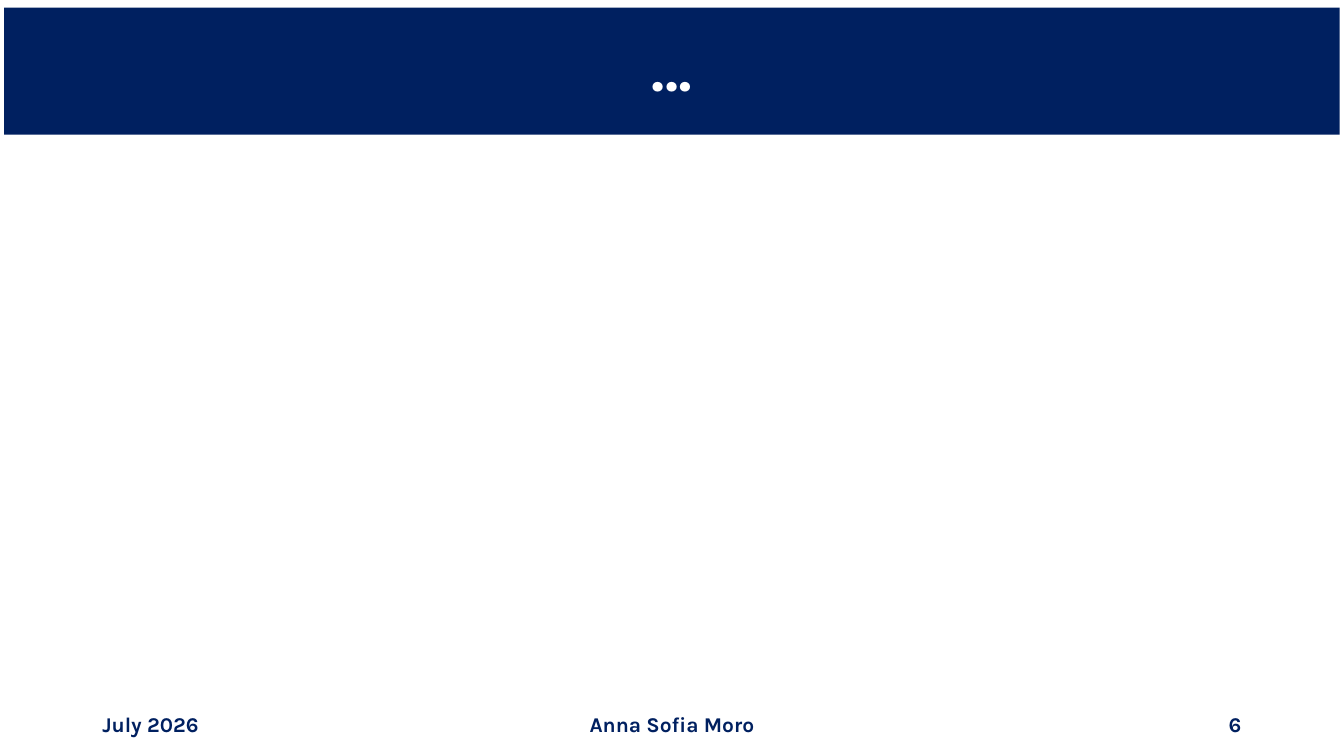
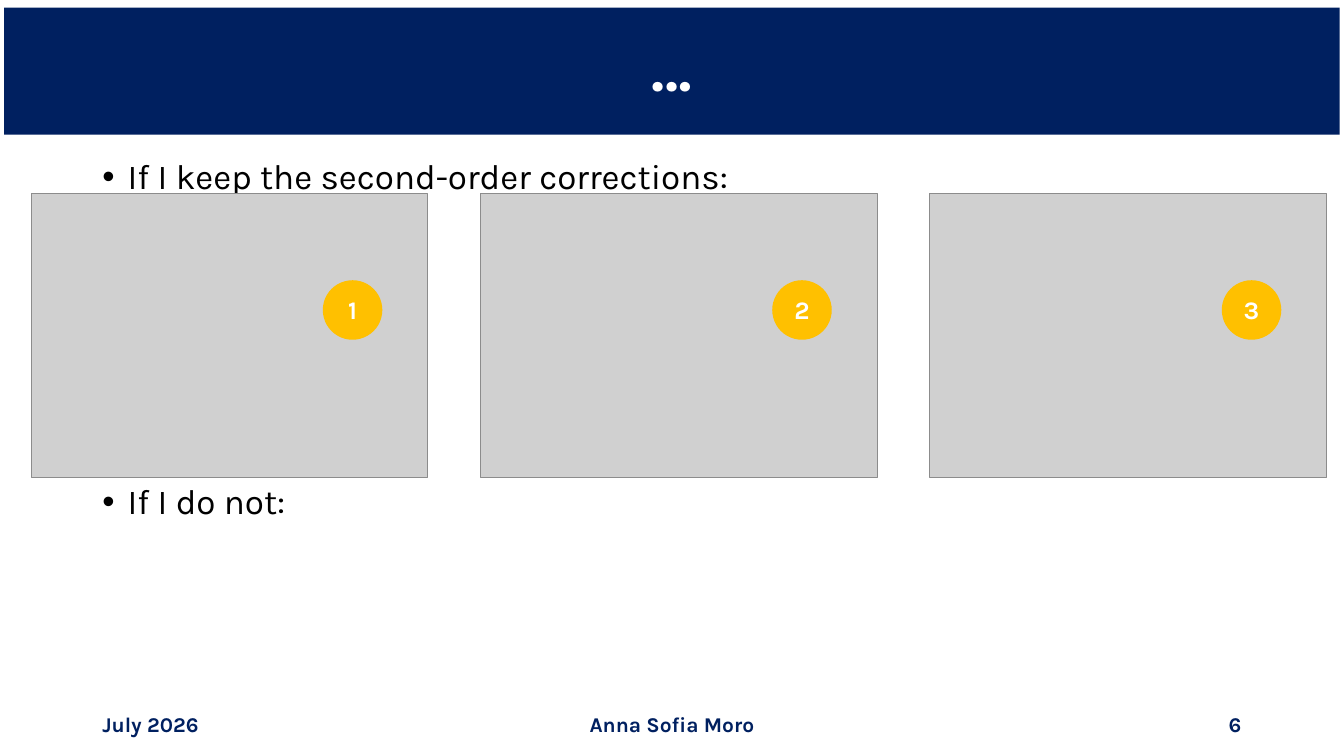
Before and after one commit to annaasofia/tesi, a slide deck: slide 6 of slides/week3.pptx. Drawn at 1344x756 pixels with LibreOffice and Linux fonts; fonts in the diff are those of the drawing; grey boxes stand for pictures. Boxes give left, top, right and bottom in pixels: in the first picture for what was removed or moved away, otherwise in the second. Text is boxed around its words. In the diff, an @@ line names an element or a change of style, - is before the commit and + after.

```diff
--- a/slides/week3.pptx
+++ b/slides/week3.pptx
@@ text added at [128,165,728,515], 25 pt, text #000000 @@
+• If I keep the second-order corrections:
+• If I do not:
@@ picture added at [31,194,429,478] @@
@@ picture added at [481,194,878,478] @@
@@ picture added at [931,194,1328,478] @@
@@ ellipse added at [323,280,382,340], fill #FFC000, 18 pt, text #FFFFFF, bold @@
+1
@@ ellipse added at [772,280,832,340], fill #FFC000, 18 pt, text #FFFFFF, bold @@
+2
@@ ellipse added at [1222,280,1281,340], fill #FFC000, 18 pt, text #FFFFFF, bold @@
+3
```
Also in this commit, not shown: 2 other slides changed, 1 other file.
